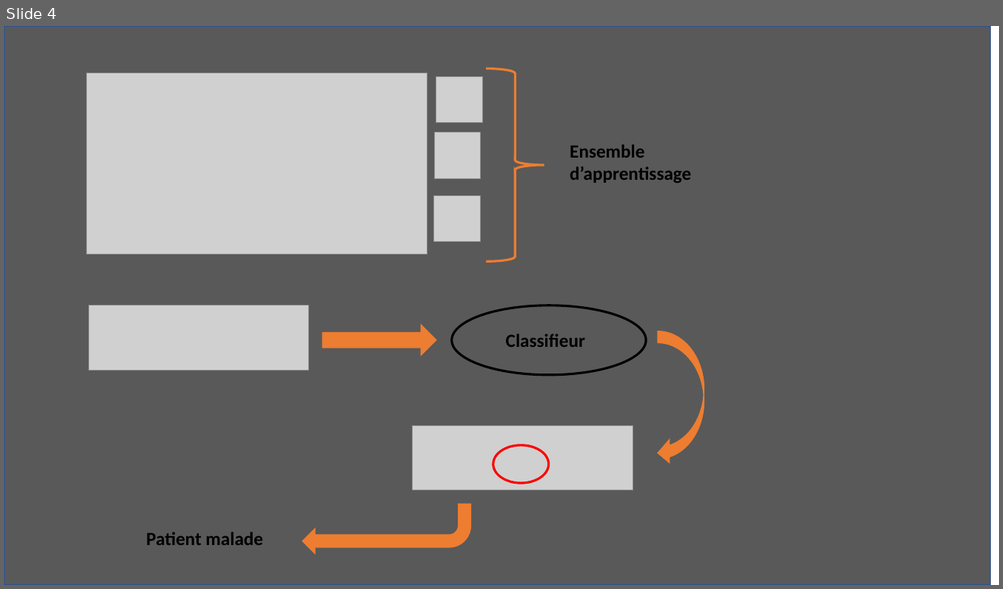
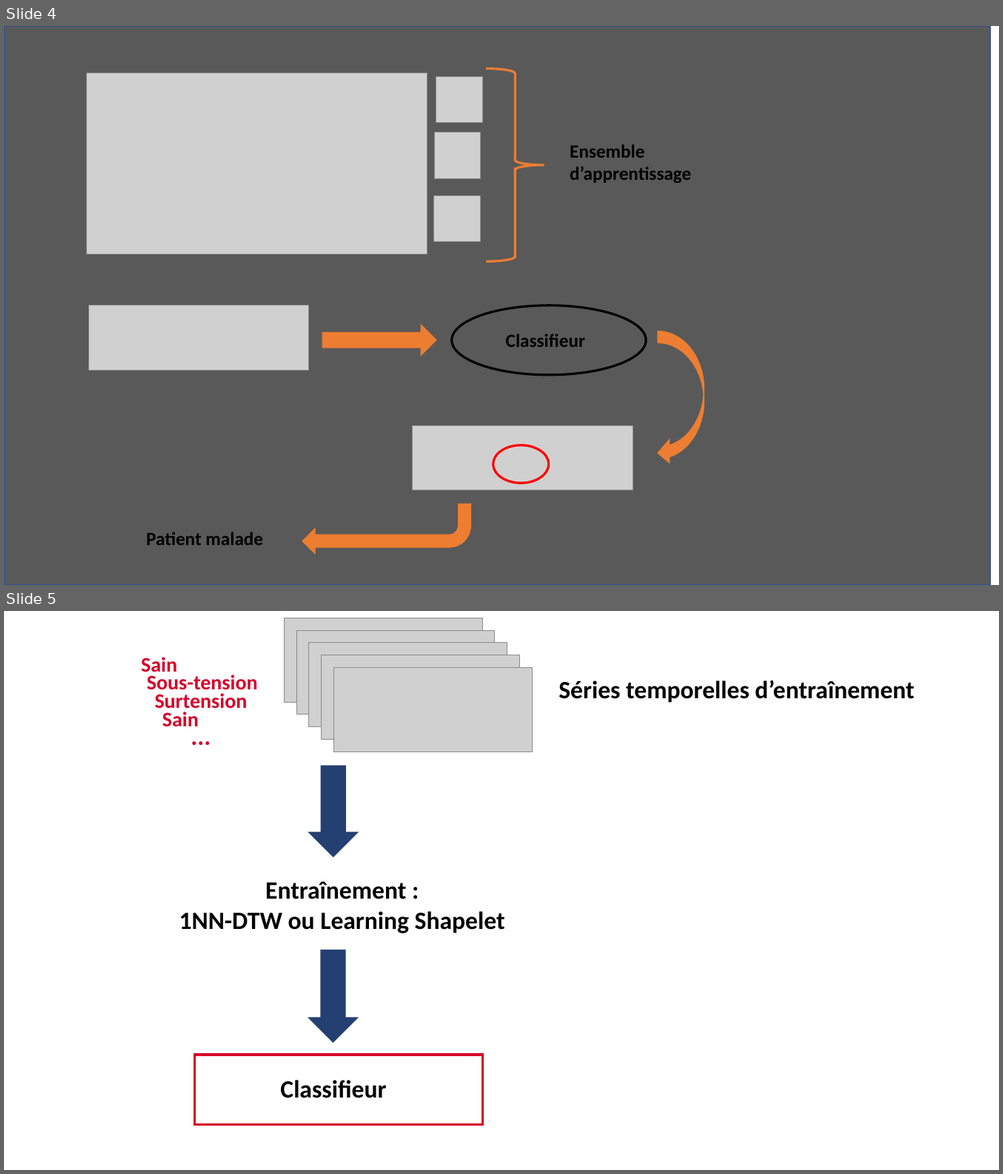
Before and after one commit to taha-yassine/TSExplanation, a slide deck: Site_Web/Présentation1.odp. Shown one above the other, each under a label of ours: slide 4 before the commit, slides 4 and 5 after it. The pictures are 1003x589 and 1003x1174 pixels, drawn with LibreOffice and Linux fonts; fonts in the diff are those of the drawing; grey boxes stand for pictures. Boxes give left, top, right and bottom in pixels: in the first picture for what was removed or moved away, otherwise in the second. Text is boxed around its words. In the diff, an @@ line names an element or a change of style, - is before the commit and + after.

```diff
--- a/Site_Web/Présentation1.odp
+++ b/Site_Web/Présentation1.odp
@@ slide 5 added at bbox=[4, 611, 999, 1170], background #FFFFFF @@
@@ picture added at bbox=[284, 618, 482, 702] @@
@@ picture added at bbox=[296, 630, 495, 715] @@
@@ picture added at bbox=[309, 643, 508, 727] @@
@@ picture added at bbox=[321, 655, 520, 739] @@
@@ text added at bbox=[141, 657, 177, 676], 20 pt, text #D60029, bold @@
+Sain
@@ text added at bbox=[147, 675, 258, 695], 20 pt, text #D60029, bold @@
+Sous-tension
@@ picture added at bbox=[334, 668, 532, 752] @@
@@ text added at bbox=[155, 693, 247, 713], 20 pt, text #D60029, bold @@
+Surtension
@@ text added at bbox=[558, 680, 913, 703], 24 pt, text #000000, bold @@
+Séries temporelles d’entraînement
@@ text added at bbox=[162, 712, 199, 726], 20 pt, text #D60029, bold @@
+Sain
@@ text added at bbox=[184, 717, 271, 755], 24 pt, text #D60029, bold @@
+...
@@ freeform shape added at bbox=[309, 766, 358, 857], fill #244072, outline #244072 0.99 pt @@
@@ text added at bbox=[179, 882, 505, 934], 24 pt, text #000000, bold @@
+Entraînement :
+1NN-DTW ou Learning Shapelet
@@ freeform shape added at bbox=[308, 951, 357, 1042], fill #244072, outline #244072 0.99 pt @@
@@ freeform shape added at bbox=[194, 1055, 482, 1125], outline #D60029 2.24 pt @@
@@ text added at bbox=[280, 1080, 386, 1099], 24 pt, text #000000, bold @@
+Classifieur
```
Also in this commit, not shown: 11 other files.
